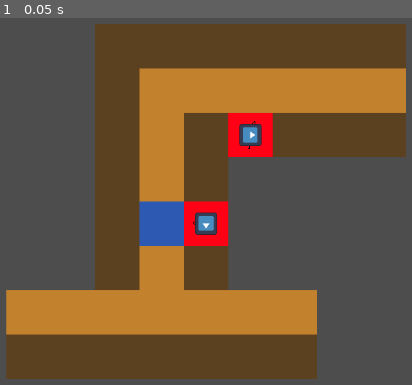
Above: before the commit, frame 1.
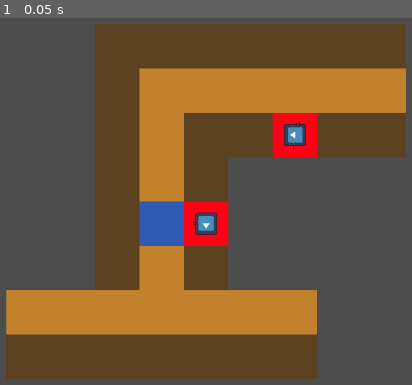
Above: after the commit, the same moment.

Repository: northstarstudios/Cozy-Fall-Game-Jam
Game: Godot game, scene res://main.tscn
Two runs of this game, one before a commit and one after it. Both use one fixed random seed, a clock stepped at 60 frames per second and the inputs below. The engine's default icon, where the game draws it, is replaced by a stand-in: a white triangle on a blue panel in a dark square.
Inputs:
- Up to frame 1 (0.05 s): no input

The runs differ from the first frame. In frame 1, 2.6% of the frame differs, in the area x 55-77%, y 25-38%.

Commit message:
made it so that when you check your solution(currently pressing space), it is able to check for each villager whether theres a bridge segment infront of them or not.

Diff:
--- a/main.tscn
+++ b/main.tscn
@@ -14,11 +14,11 @@
 0:2/0 = 0
 0:2/0/custom_data_0 = Vector2i(1, 0)
 0:3/0 = 0
-0:3/0/custom_data_0 = Vector2i(0, -1)
+0:3/0/custom_data_0 = Vector2i(0, 1)
 0:4/0 = 0
 0:4/0/custom_data_0 = Vector2i(-1, 0)
 0:5/0 = 0
-0:5/0/custom_data_0 = Vector2i(0, 1)
+0:5/0/custom_data_0 = Vector2i(0, -1)
 
 [sub_resource type="TileSet" id="TileSet_1bvp3"]
 tile_size = Vector2i(64, 64)
@@ -33,7 +33,7 @@
 villager = ExtResource("2_1bvp3")
 
 [node name="TileMapLayer" type="TileMapLayer" parent="."]
-tile_map_data = PackedByteArray("AAAAAAAAAQABAAAAAAABAP7/AQA …(219 unchanged characters)… z/AQAAAAEAAAAEAP7/AQAAAAEAAAADAP7/AQAAAAEAAAACAP7/AQAAAAUAAAD///3/AQAAAAEAAAAFAP7/AQAAAAEAAAABAAM …(367 unchanged characters)…
+tile_map_data = PackedByteArray("AAAAAAAAAQABAAAAAAABAP7/AQA …(219 unchanged characters)… z/AQAAAAEAAAAEAP7/AQAAAAEAAAADAP7/AQAAAAUAAAACAP7/AQAAAAEAAAD///3/AQAAAAEAAAAFAP7/AQAAAAEAAAABAAM …(367 unchanged characters)…
 tile_set = SubResource("TileSet_1bvp3")
 
 [node name="Camera2D" type="Camera2D" parent="."]
--- a/manager.gd
+++ b/manager.gd
@@ -2,6 +2,7 @@
 
 @export var tileMap : TileMapLayer;
 @export var villager : PackedScene;
+
 
 var headPos = Vector2i(0,0);
 
@@ -17,27 +18,41 @@
 func checkNextPos(nextPos: Vector2i) -> bool:
 	return tileMap.get_cell_atlas_coords(nextPos) == Vector2i(0,0) or tileMap.get_cell_atlas_coords(nextPos) == Vector2i(-1,-1);
 
+func check_solution():
+	for child in get_children():
+		if tileMap.get_cell_atlas_coords(child.StartPosition + child.direction) == Vector2i(1,1):
+			child.success();
+			print("succes manager")
+
 func _ready() -> void:
 	for cell in tileMap.get_used_cells():
 		if tileMap.get_cell_tile_data(cell).get_custom_data("Direction") == Vector2i(1,0):
 			var newVillager = villager.instantiate();
 			newVillager.StartPosition = cell;
 			newVillager.direction = Vector2i(1,0);
+			newVillager.manager = self;
+			newVillager.name = var_to_str(cell);
 			add_child(newVillager);
 		elif tileMap.get_cell_tile_data(cell).get_custom_data("Direction") == Vector2i(0,1):
 			var newVillager = villager.instantiate();
 			newVillager.StartPosition = cell;
 			newVillager.direction = Vector2i(0,1);
+			newVillager.manager = self;
+			newVillager.name = var_to_str(cell);
 			add_child(newVillager);
 		elif tileMap.get_cell_tile_data(cell).get_custom_data("Direction") == Vector2i(-1,0):
 			var newVillager = villager.instantiate();
 			newVillager.StartPosition = cell;
 			newVillager.direction = Vector2i(-1,0);
+			newVillager.manager = self;
+			newVillager.name = var_to_str(cell);
 			add_child(newVillager);
 		elif tileMap.get_cell_tile_data(cell).get_custom_data("Direction") == Vector2i(0,-1):
 			var newVillager = villager.instantiate();
 			newVillager.StartPosition = cell;
 			newVillager.direction = Vector2i(0,-1);
+			newVillager.manager = self;
+			newVillager.name = var_to_str(cell);
 			add_child(newVillager);
 
 # Called every frame. 'delta' is the elapsed time since the previous frame.
@@ -65,4 +80,5 @@
 			#tileMap.set_cell(headPos, 1, Vector2i(1,0))
 	drawRoot();
 	if Input.is_action_just_pressed("check"):
-		print(headPos, " ", body)
+		print(headPos, " ", body);
+		check_solution();
--- a/villager.gd
+++ b/villager.gd
@@ -3,6 +3,8 @@
 @export var direction : Vector2i;
 @export var StartPosition : Vector2i;
 @export var manager : Node2D;
+
+
 # Called when the node enters the scene tree for the first time.
 func _ready() -> void:
 	position = Vector2(StartPosition.x * 64 + 32, StartPosition.y * 64 + 32);
@@ -16,6 +18,5 @@
 		rotation_degrees = -90;
 	print(position);
 
-
-func evaluate():
-	pass
+func success():
+	print("success villager: ", name);
